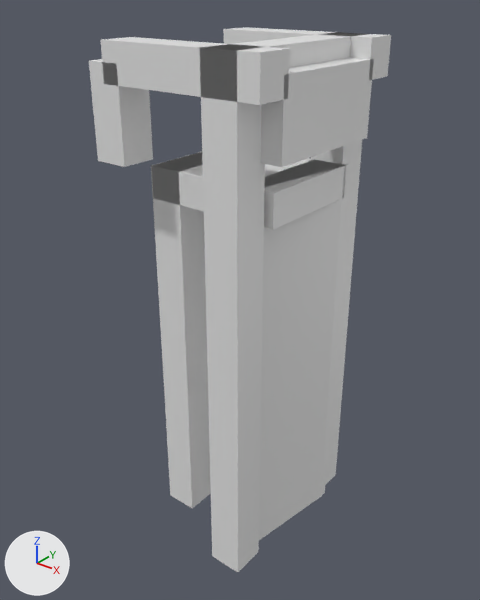
An edit to the glTF model models/maasland/maasland-brug-085eb4c7/maasland-brug-085eb4c7.glb, drawn before and after from the same camera.
Both versions are drawn from a 50 mm camera at (9.66, -12.42, 4.23) aimed at (-0.24, -0.04, -3.45). Lighting does not change. The marker at lower left points along +X, +Y and +Z. The older version comes first.

Script lines for the objects in view, before the commit:
```python
ob_building_balans = bpy.data.objects.new('building:balans', me_balans)
ob_building_balans.location = (0.0, 0.0, 0.0)
ob_building_balans_2 = bpy.data.objects.new('building:balans 2', me_balans_2)
ob_building_balans_2.location = (0.0, 0.0, 0.0)
ob_building_contragewicht = bpy.data.objects.new('building:contragewicht', me_contragewicht)
ob_building_contragewicht.location = (0.0, 0.0, 0.0)
ob_building_hamei = bpy.data.objects.new('building:hamei', me_hamei)
ob_building_hamei.location = (0.0, 0.0, 0.0)
ob_building_hamei_2 = bpy.data.objects.new('building:hamei 2', me_hamei_2)
ob_building_hamei_2.location = (0.0, 0.0, 0.0)
ob_building_hangstang_2 = bpy.data.objects.new('building:hangstang 2', me_hangstang_2)
ob_building_hangstang_2.location = (0.0, 0.0, 0.0)
ob_building_portaal = bpy.data.objects.new('building:portaal', me_portaal)
ob_building_portaal.location = (0.0, 0.0, 0.0)
ob_road_landhoofd__aangenomen__2 = bpy.data.objects.new('road:landhoofd (aangenomen) 2', me_landhoofd__aangenomen__2)
ob_road_landhoofd__aangenomen__2.location = (0.0, 0.0, 0.0)
# also in view: 'road:dek' at (0.0, 0.0, -0.22); 'road:landhoofd (aangenomen)' at (-1.36, 0.0, -4.91)
```
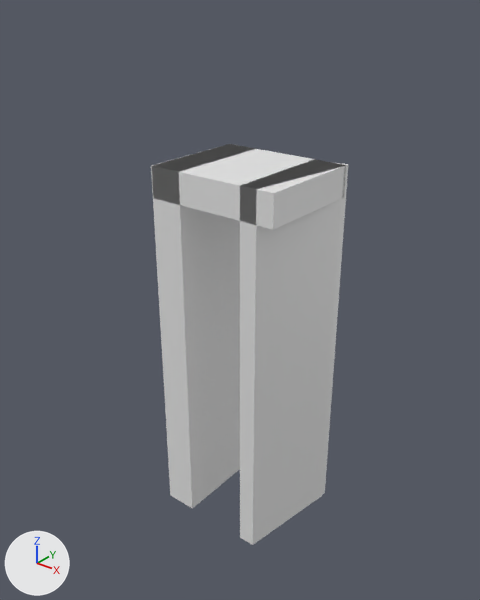
Pixel boxes [x1, y1, x2, y2] of what changed, in the pictures (480 x 600 px):
'building:hamei 2', deleted
    before: [200, 45, 265, 572]
'building:balans 2', deleted
    before: [101, 37, 290, 105]
'building:contragewicht', deleted
    before: [260, 58, 374, 167]
'building:hangstang 2', deleted
    before: [89, 59, 153, 167]
'building:hamei', deleted
    before: [311, 32, 367, 485]
'building:balans', deleted
    before: [223, 27, 391, 80]
'building:portaal', deleted
    before: [220, 33, 355, 68]

The change, as a diff of the scene's bpy script:
```diff
--- a/models/maasland/maasland-brug-085eb4c7/maasland-brug-085eb4c7.glb.py
+++ b/models/maasland/maasland-brug-085eb4c7/maasland-brug-085eb4c7.glb.py
@@ ob_building_hamei @@
-ob_building_hamei = bpy.data.objects.new('building:hamei', me_hamei)
-ob_building_hamei.location = (0.0, 0.0, 0.0)
@@ ob_building_hamei_2 @@
-ob_building_hamei_2 = bpy.data.objects.new('building:hamei 2', me_hamei_2)
-ob_building_hamei_2.location = (0.0, 0.0, 0.0)
@@ ob_building_portaal @@
-ob_building_portaal = bpy.data.objects.new('building:portaal', me_portaal)
-ob_building_portaal.location = (0.0, 0.0, 0.0)
@@ ob_building_balans @@
-ob_building_balans = bpy.data.objects.new('building:balans', me_balans)
-ob_building_balans.location = (0.0, 0.0, 0.0)
@@ ob_building_balans_2 @@
-ob_building_balans_2 = bpy.data.objects.new('building:balans 2', me_balans_2)
-ob_building_balans_2.location = (0.0, 0.0, 0.0)
@@ ob_building_hangstang_2 @@
-ob_building_hangstang_2 = bpy.data.objects.new('building:hangstang 2', me_hangstang_2)
-ob_building_hangstang_2.location = (0.0, 0.0, 0.0)
@@ ob_building_contragewicht @@
-ob_building_contragewicht = bpy.data.objects.new('building:contragewicht', me_contragewicht)
-ob_building_contragewicht.location = (0.0, 0.0, 0.0)
```
